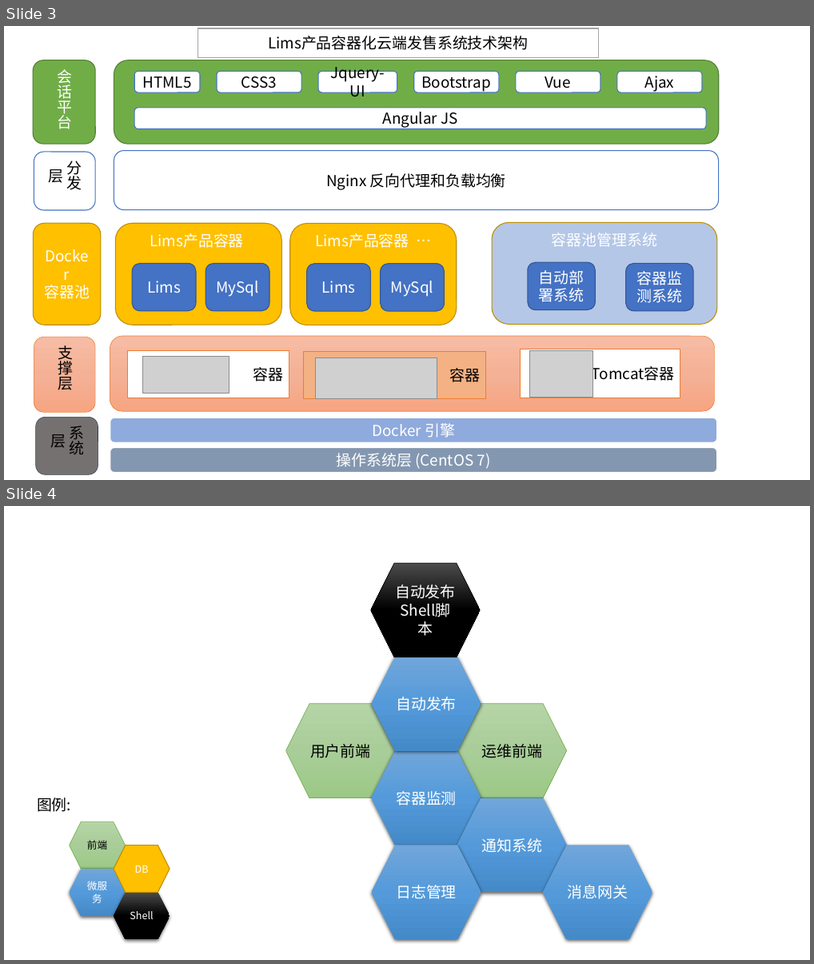
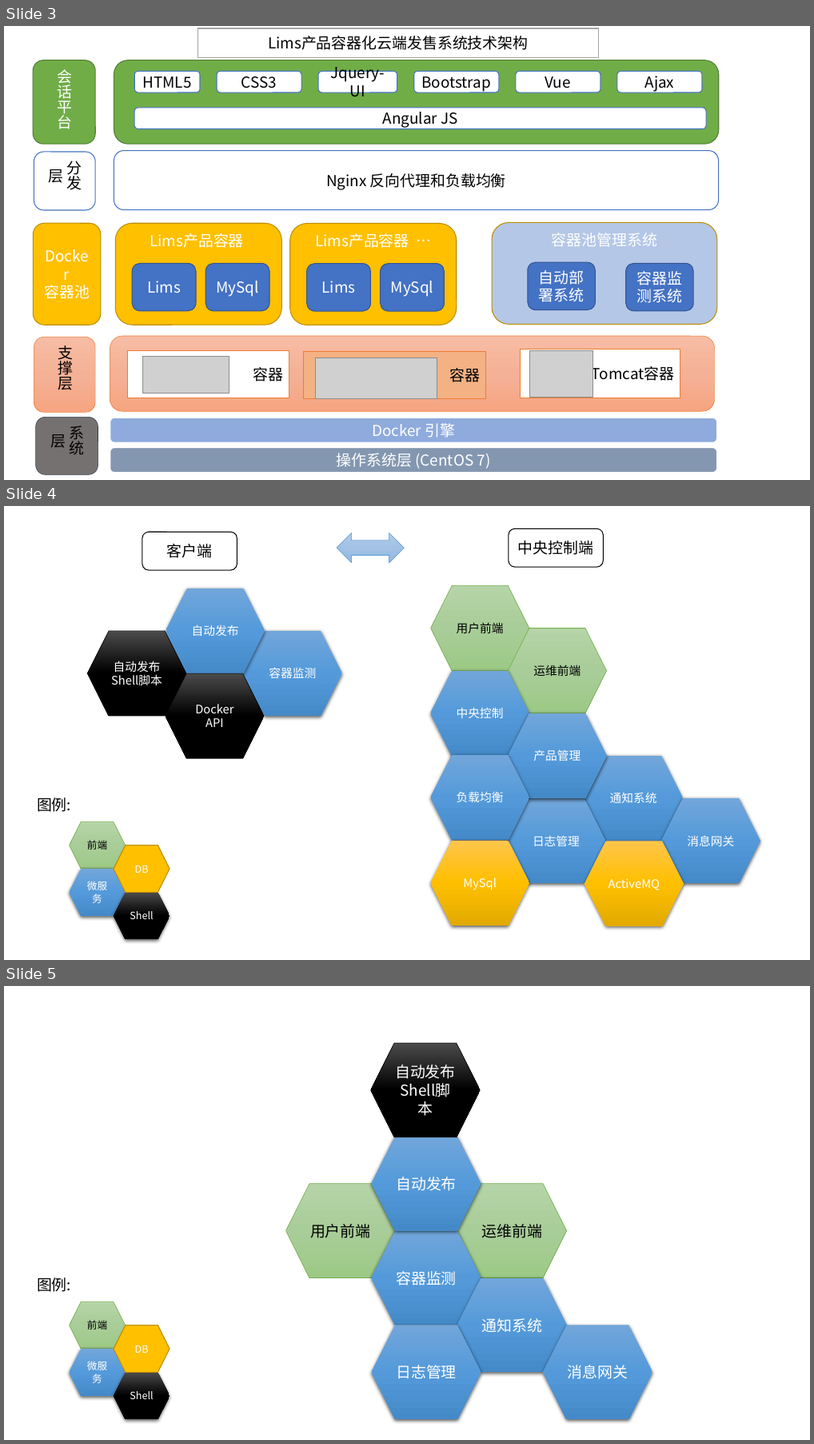
Before and after one commit to qijunbo/dockercloud, a slide deck: Lims系统架构.pptx. Shown one above the other, each under a label of ours: slides 3 and 4 before the commit, slides 3, 4 and 5 after it. The pictures are 814x964 and 814x1444 pixels, drawn with LibreOffice and Linux fonts; fonts in the diff are those of the drawing; grey boxes stand for pictures. Boxes give left, top, right and bottom in pixels: in the first picture for what was removed or moved away, otherwise in the second. Text is boxed around its words. In the diff, an @@ line names an element or a change of style, - is before the commit and + after.

```diff
--- a/Lims系统架构.pptx
+++ b/Lims系统架构.pptx
@@ slide 4 added at [4,506,810,960], background #FFFFFF @@
@@ rounded rectangle added at [509,528,604,567], fill #FFFFFF, outline #000000 1 pt, 18 pt, text #000000 @@
+中央控制端
@@ rounded rectangle added at [142,532,238,570], fill #FFFFFF, outline #000000 1 pt, 18 pt, text #000000 @@
+客户端
@@ left right arrow added at [337,532,404,562], fill gradient #B1CBE9 to #A3C1E5 to #93B9E4, outline #5B9BD5 0.5 pt @@
@@ group added at [87,588,342,759]: 4 hexagons @@
+容器监测
+自动发布
+自动发布
+Shell脚本
+Docker
+API
@@ group added at [431,586,761,927]: 10 hexagons @@
+用户前端
+运维前端
+通知系统
+消息网关
+日志管理
+中央控制
+产品管理
+负载均衡
+MySql
+ActiveMQ
@@ group added at [37,797,170,939]: 4 hexagons, 1 text @@
+前端
+微服务
+Shell
+图例:
+DB
@@ what was slide 4 is now slide 5 @@
```
Also in this commit, not shown: 1 other slide added, 1 other file.
